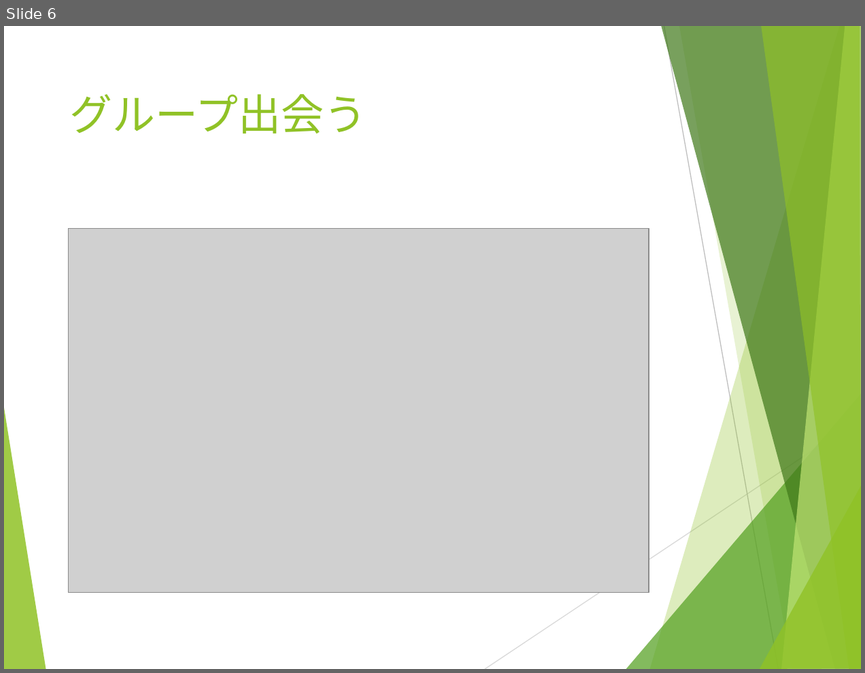
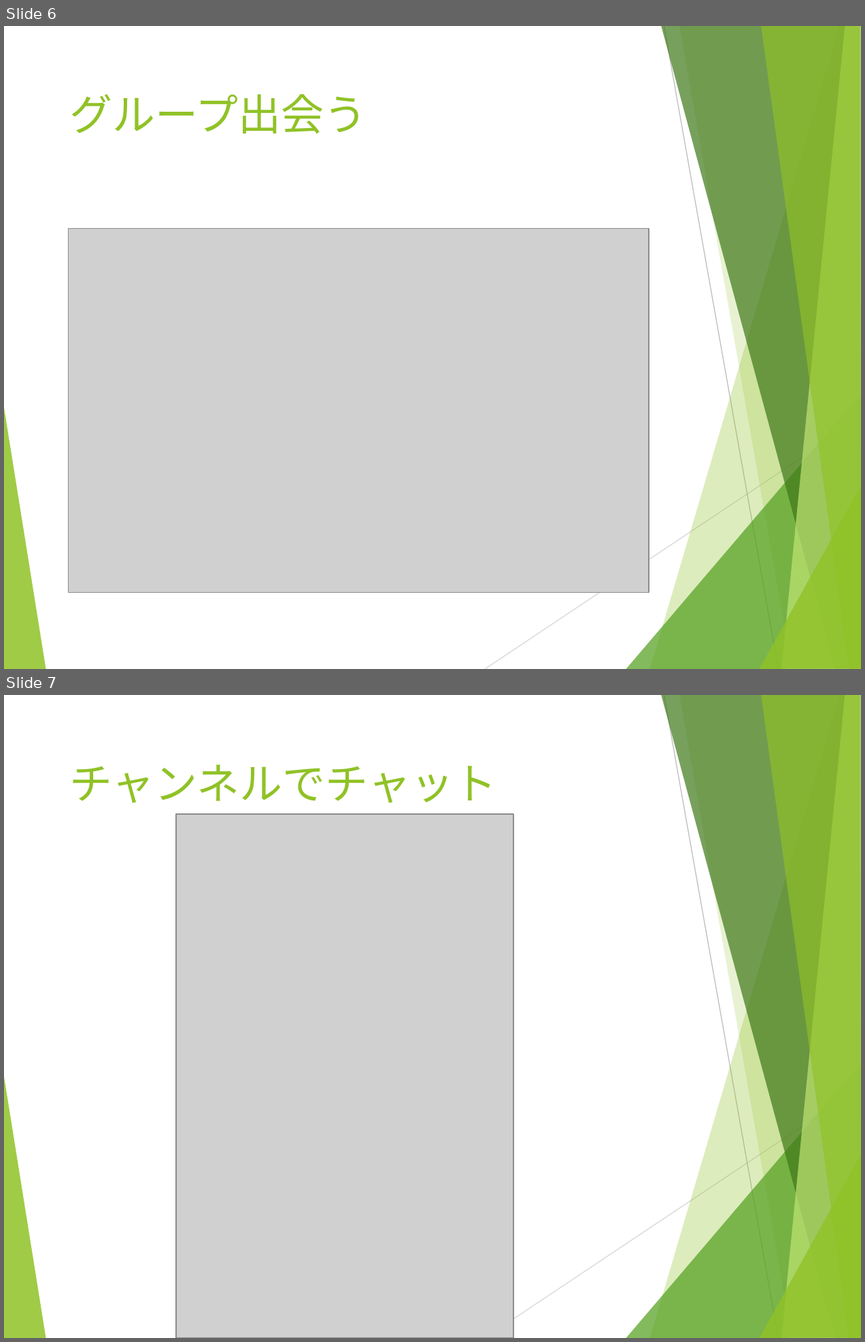
Before and after one commit to zerolethanh/NoelDating, a slide deck: app_icon/Noel_Dating.pptx. Shown one above the other, each under a label of ours: slide 6 before the commit, slides 6 and 7 after it. The pictures are 865x673 and 865x1342 pixels, drawn with LibreOffice and Linux fonts; fonts in the diff are those of the drawing; grey boxes stand for pictures. Boxes give left, top, right and bottom in pixels: in the first picture for what was removed or moved away, otherwise in the second. Text is boxed around its words. In the diff, an @@ line names an element or a change of style, - is before the commit and + after.

```diff
--- a/app_icon/Noel_Dating.pptx
+++ b/app_icon/Noel_Dating.pptx
@@ slide 7 added at <box>4,695,861,1338</box>, background #FFFFFF; not listed: 10 template elements that a slide beside it also shows @@
@@ title added at <box>70,764,497,803</box>, 36 pt, text #90C226 @@
+チャンネルでチャット
@@ picture added at <box>176,814,514,1338</box> @@
```
Also in this commit, not shown: 1 slide changed, 2 other files.
